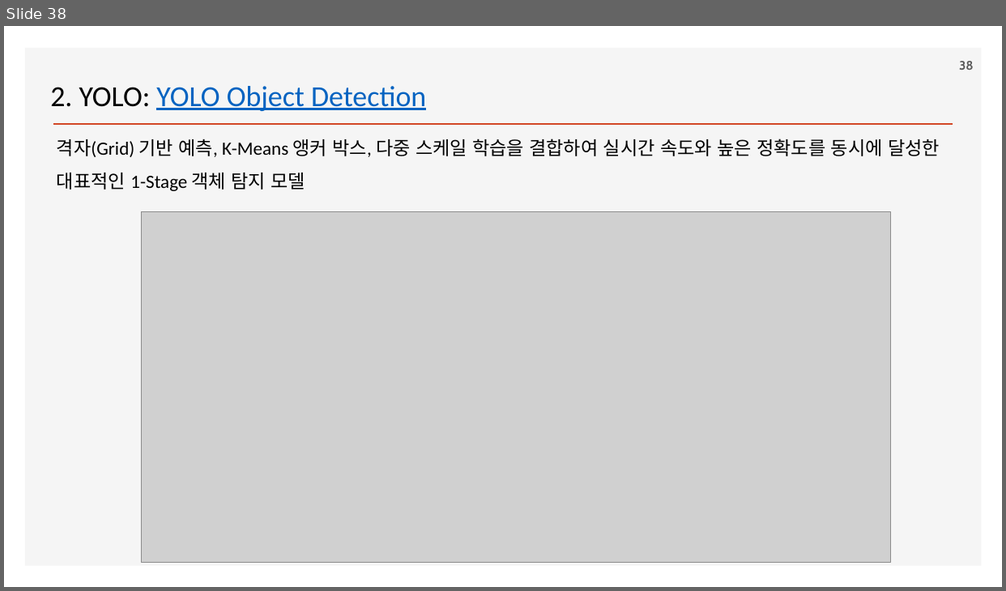
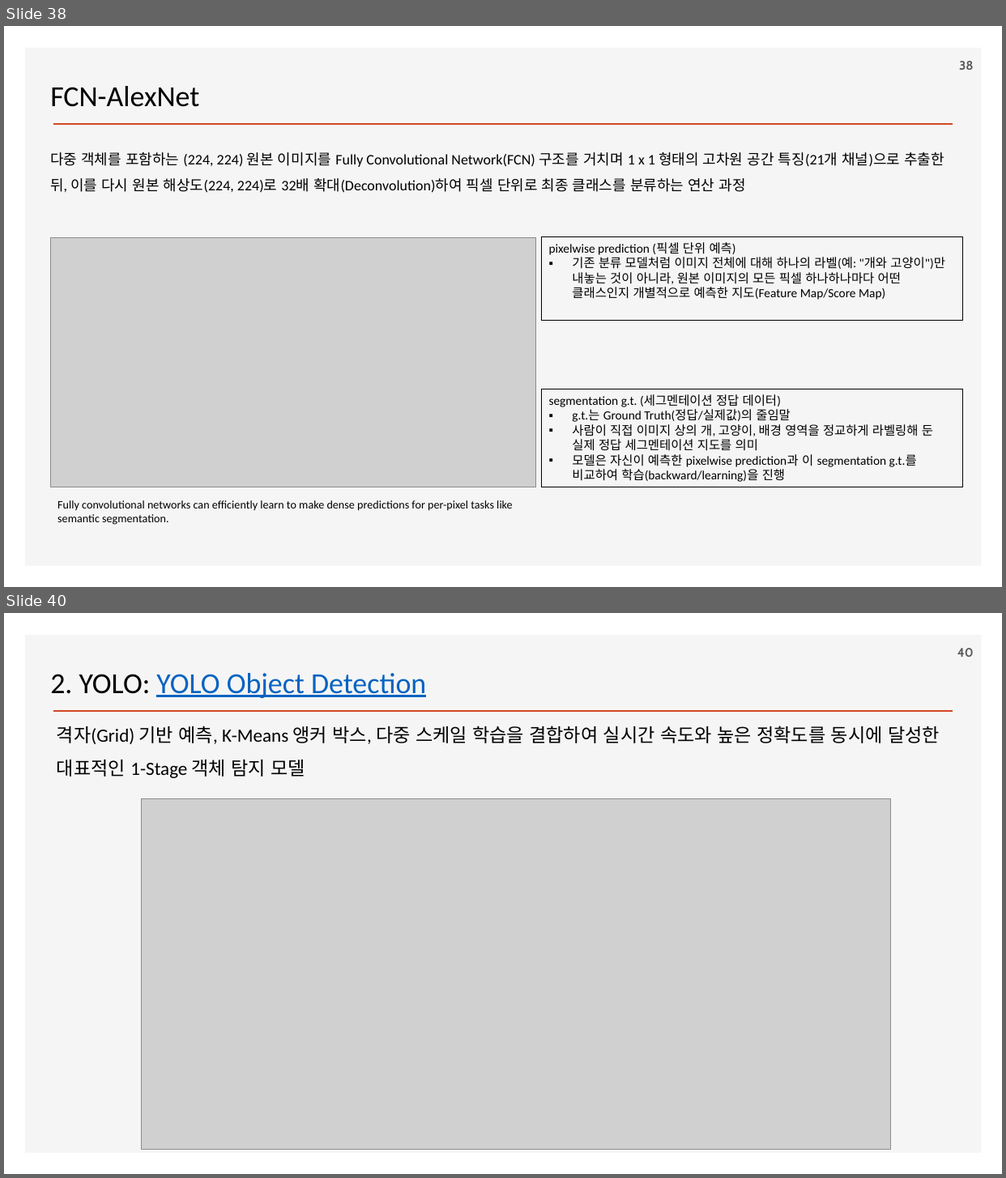
Before and after one commit to ancestor9/2026_Fall_Deep-Learning-with-Python, a slide deck: Chapter 11 Image segmentation.pptx. Shown one above the other, each under a label of ours: slide 38 before the commit, slides 38 and 40 after it; the slides between them are not shown. The pictures are 1006x591 and 1006x1178 pixels, drawn with LibreOffice and Linux fonts; fonts in the diff are those of the drawing; grey boxes stand for pictures; background and template pictures are left out. Boxes give left, top, right and bottom in pixels: in the first picture for what was removed or moved away, otherwise in the second. Text is boxed around its words. In the diff, an @@ line names an element or a change of style, - is before the commit and + after.

```diff
--- a/Chapter 11 Image segmentation.pptx
+++ b/Chapter 11 Image segmentation.pptx
@@ slide 38 added at [4,26,1002,587], background #FFFFFF; not listed: 2 template elements that a slide beside it also shows @@
@@ page number added at [959,61,974,70], 12 pt, text #595959, bold @@
+38
@@ text added at [50,86,199,107], 28 pt, text #000000 @@
+FCN-AlexNet
@@ text added at [50,152,944,193], 14 pt, text #000000 @@
+다중 객체를 포함하는 (224, 224) 원본 이미지를 Fully Convolutional Network(FCN) 구조를 거치며 1 x 1 형태의 고차원 공간 특징(21개 채널)으로 추출한 뒤, 이를 다시 원본 해상도(224, 224)로 32배 확대(Deconvolution)하여 픽셀 단위로 최종 클래스를 분류하는 연산 과정
@@ picture added at [50,238,536,488] @@
@@ rectangle added at [542,237,963,320], outline #000000 0.75 pt, 12 pt, text #000000 @@
+pixelwise prediction (픽셀 단위 예측)
+▪ 기존 분류 모델처럼 이미지 전체에 대해 하나의 라벨(예: "개와 고양이")만 내놓는 것이 아니라, 원본 이미지의 모든 픽셀 하나하나마다 어떤 클래스인지 개별적으로 예측한 지도(Feature Map/Score Map)
@@ rectangle added at [542,389,963,487], outline #000000 0.75 pt, 12 pt, text #000000 @@
+segmentation g.t. (세그멘테이션 정답 데이터)
+▪ g.t.는 Ground Truth(정답/실제값)의 줄임말
+▪ 사람이 직접 이미지 상의 개, 고양이, 배경 영역을 정교하게 라벨링해 둔 실제 정답 세그멘테이션 지도를 의미
+▪ 모델은 자신이 예측한 pixelwise prediction과 이 segmentation g.t.를 비교하여 학습(backward/learning)을 진행
@@ text added at [57,501,513,525], 11 pt, text #000000 @@
+Fully convolutional networks can efficiently learn to make dense predictions for per-pixel tasks like semantic segmentation.
@@ what was slide 38 is now slide 40 @@
@@ page number at [957,648,974,657]: text changed @@
-38
+40
```
Also in this commit, not shown: 2 slides changed, 2 other slides added.
